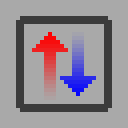
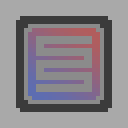
Layers edited between the first and the second 128 × 128 image:
added layer "tanks" above "Layer 2" over [24, 24, 104, 104]
added layer "Layer 2" above "Layer 1 copy" over [28, 28, 100, 100]
